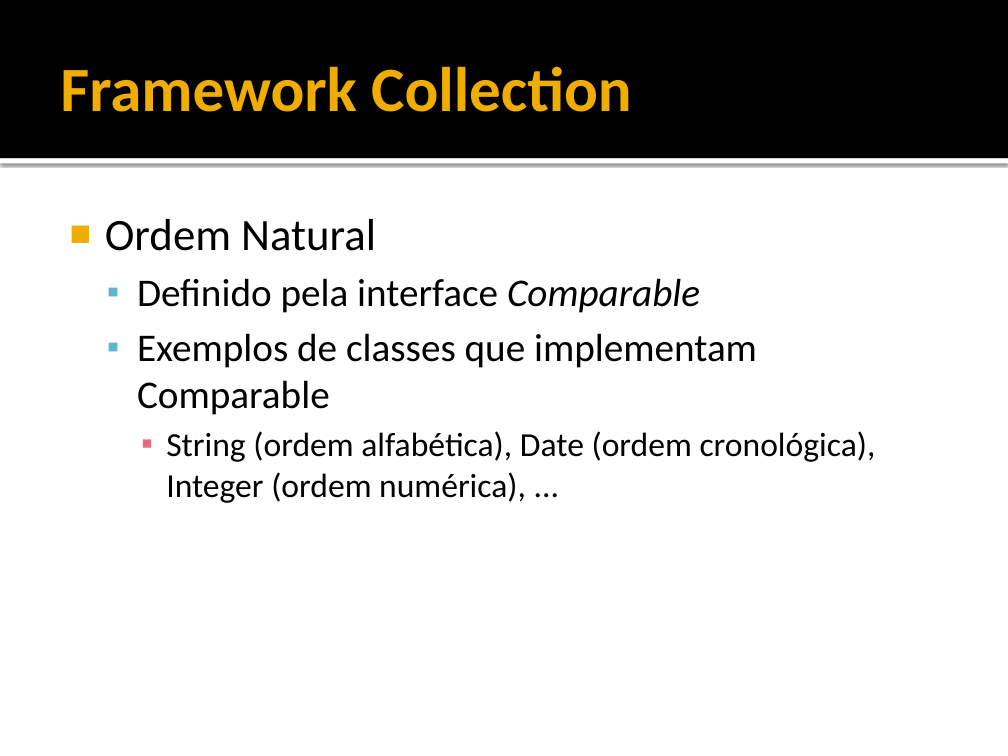
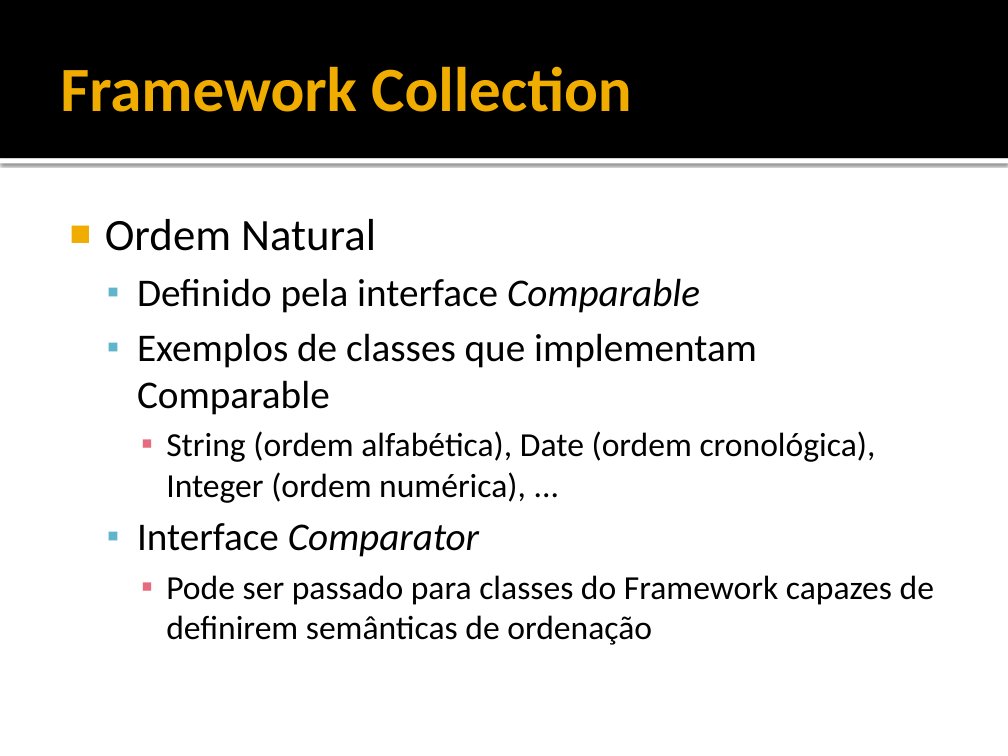
Before and after one commit to filosofisto/cpb-treinamento, a slide deck: slide 19 of Fundamentos/Fundamentos - Collections.pptx (slide 18 before the commit). Drawn at 1008x756 pixels with LibreOffice and Linux fonts; fonts in the diff are those of the drawing. Boxes give left, top, right and bottom in pixels: in the first picture for what was removed or moved away, otherwise in the second. Text is boxed around its words. In the diff, an @@ line names an element or a change of style, - is before the commit and + after.

Commit message:
PPT Collection (incompleto)
Incompleto

```diff
--- a/Fundamentos/Fundamentos - Collections.pptx
+++ b/Fundamentos/Fundamentos - Collections.pptx
@@ text at (137, 523, 934, 645): paragraphs added @@
+  ▪ Interface Comparator
+    ▪ Pode ser passado para classes do Framework capazes de definirem semânticas de ordenação
```
Also in this commit, not shown: 1 other slide changed, 8 slides added.
